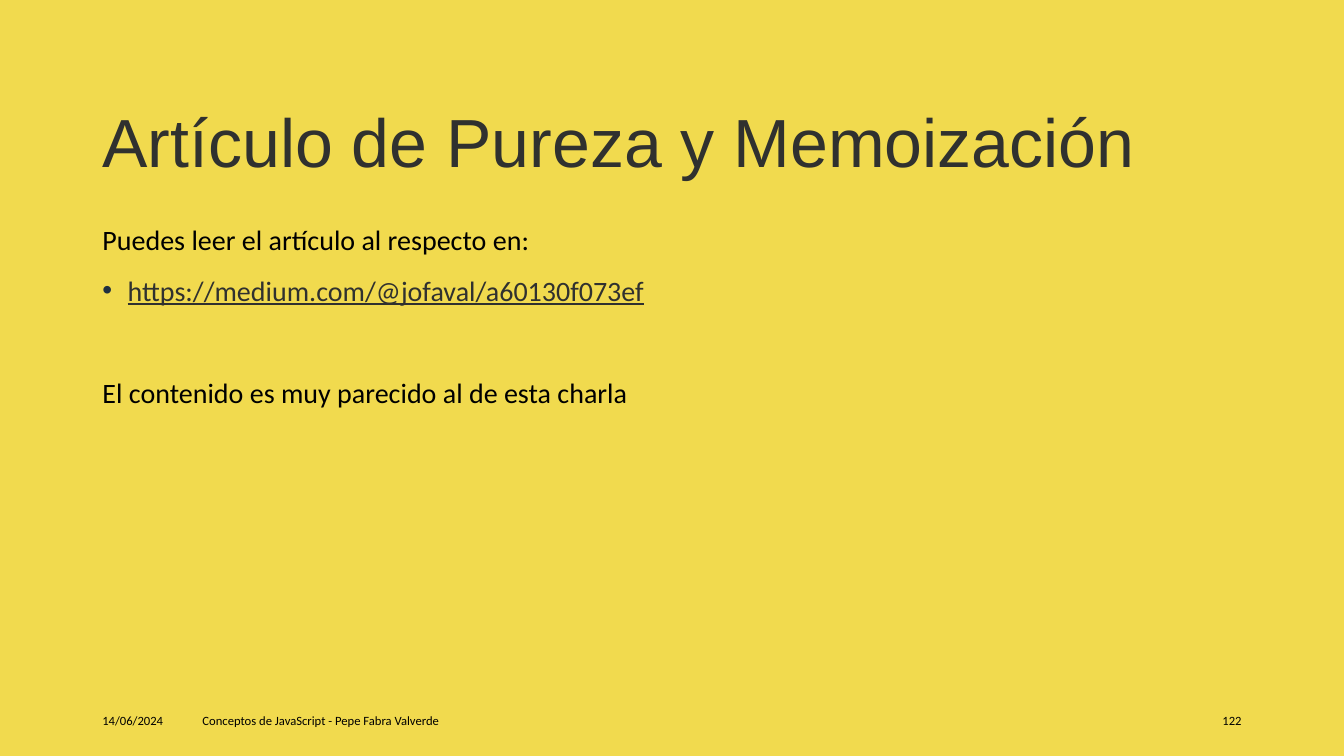
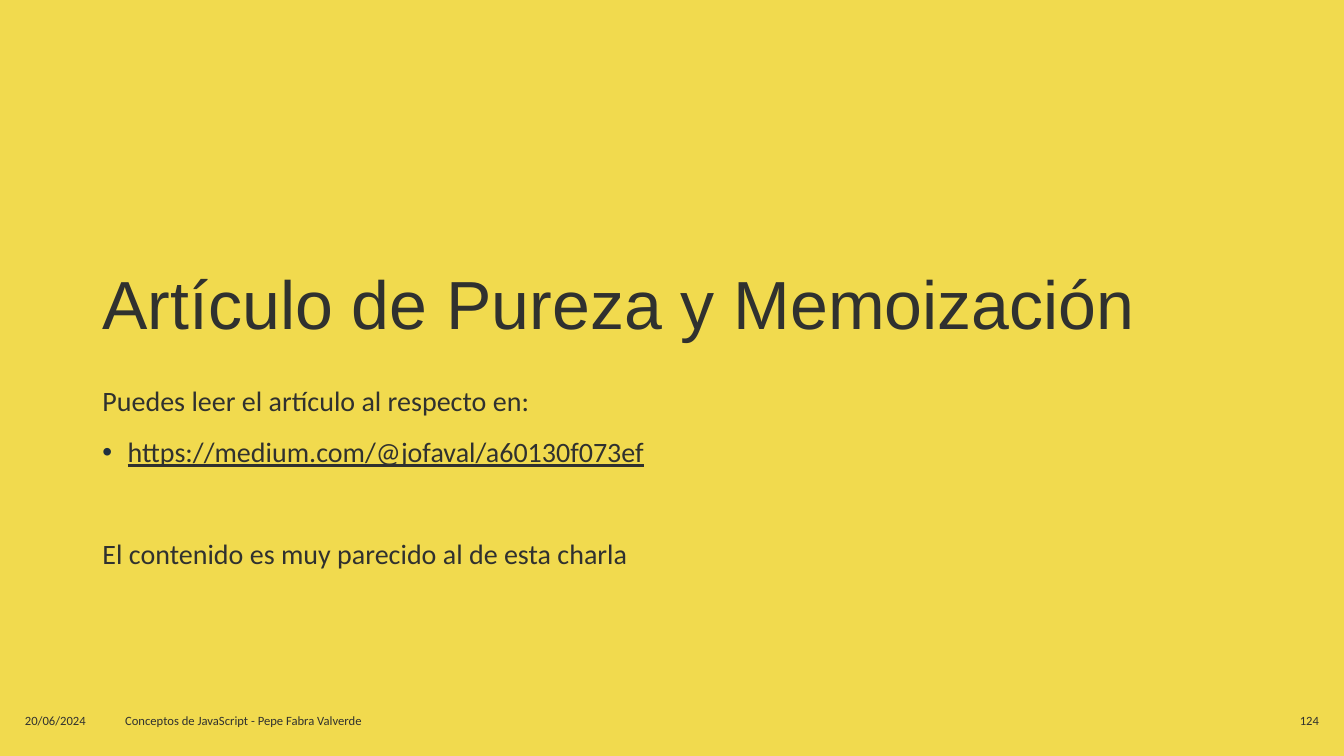
Before and after one commit to jofaval/talks-about, a slide deck: slide 124 of concepts-of-js/conceps-of-js.es.pptx (slide 122 before the commit). Drawn at 1344x756 pixels with LibreOffice and Linux fonts; fonts in the diff are those of the drawing. Boxes give left, top, right and bottom in pixels: in the first picture for what was removed or moved away, otherwise in the second. Text is boxed around its words. In the diff, an @@ line names an element or a change of style, - is before the commit and + after.

```diff
--- a/concepts-of-js/conceps-of-js.es.pptx
+++ b/concepts-of-js/conceps-of-js.es.pptx
@@ title "Artículo de Pureza y Memoización": place and size @@
-title "Artículo de Pureza y Memoización" at box(102, 117, 1135, 180)
+title "Artículo de Pureza y Memoización" at box(102, 279, 1135, 342)
@@ text "Puedes leer el artículo al ...": place and size @@
-text "Puedes leer el artículo al ..." at box(102, 230, 644, 408)
+text "Puedes leer el artículo al ..." at box(102, 391, 644, 569)
@@ text at box(102, 391, 627, 569): text colour #000000 to #30312F in "Puedes leer el artículo al respecto en:", "El contenido es muy parecido al de ..." @@
@@ text at box(25, 716, 86, 726): text changed; text colour #000000 to #30312F @@
-14/06/2024
+20/06/2024
@@ text "Conceptos de JavaScript - Pepe ...": place and size @@
-text "Conceptos de JavaScript - Pepe ..." at box(202, 716, 439, 727)
+text "Conceptos de JavaScript - Pepe ..." at box(125, 716, 361, 727)
@@ text "Conceptos de JavaScript - Pepe ..." at box(125, 716, 361, 727): text colour #000000 to #30312F @@
@@ page number removed at box(1222, 717, 1241, 725) @@
-122
@@ page number added at box(1300, 717, 1319, 725), 9 pt, text #30312F @@
+124
```
Also in this commit, not shown: 119 other slides changed, 12 slides added, 10 slides removed, 21 other files.
